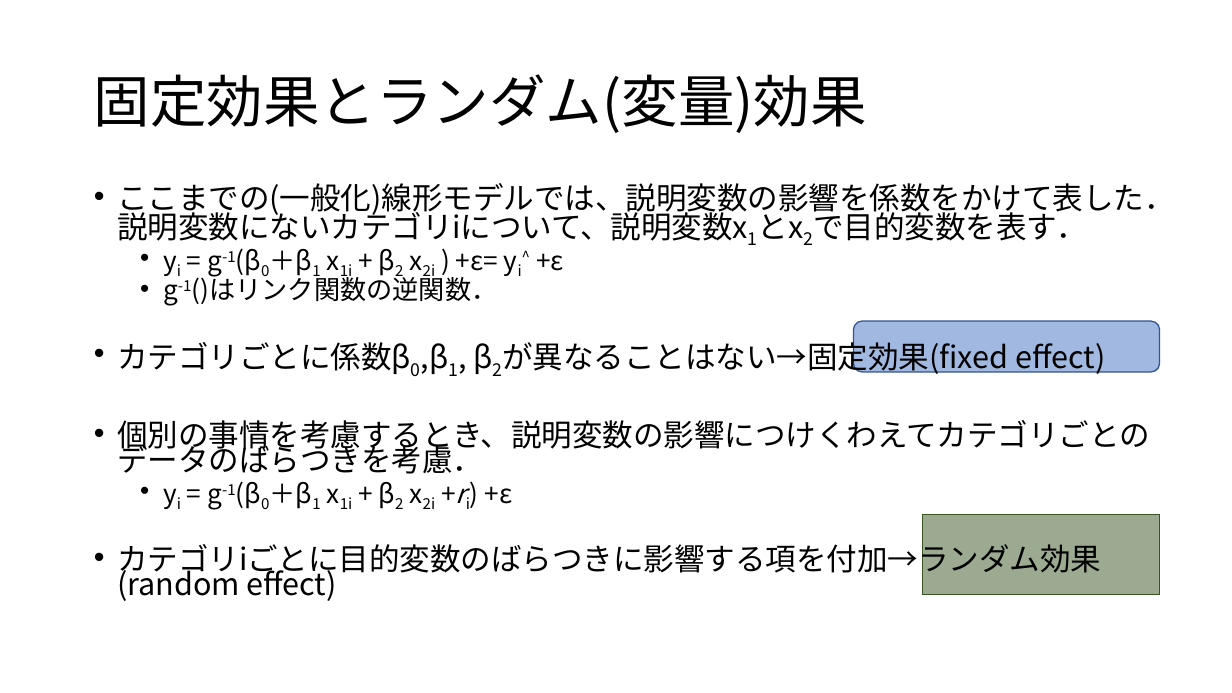
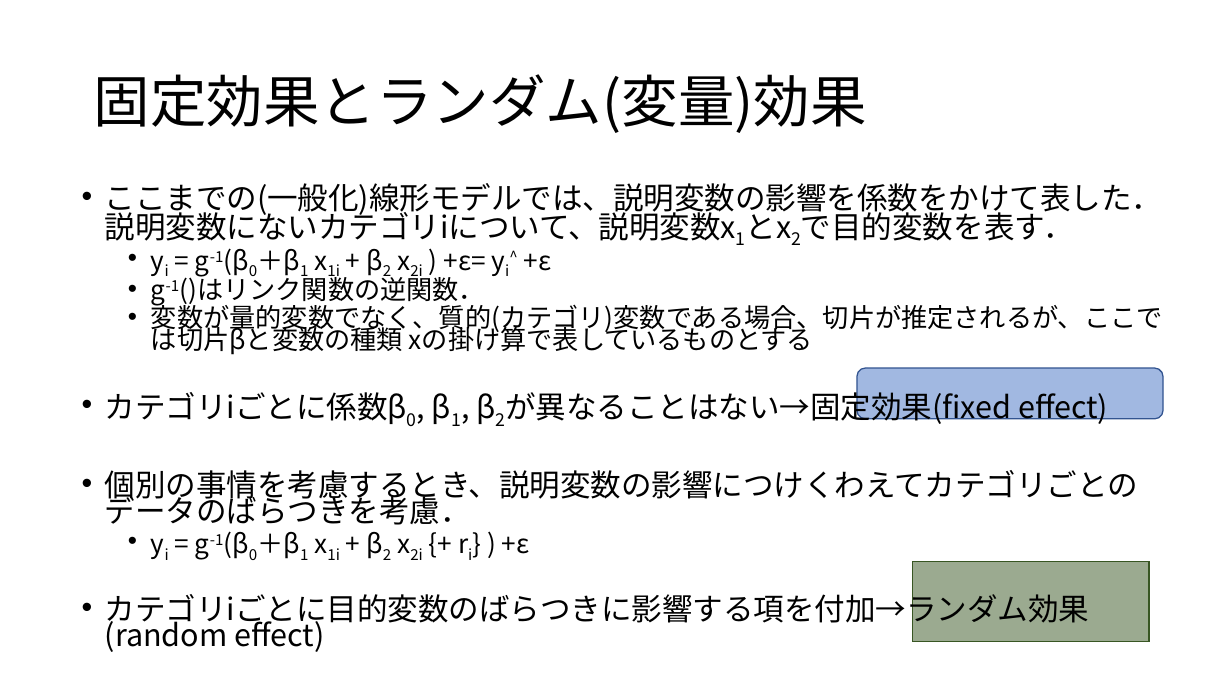
Before and after one commit to KoHMB/Shigen_kensyu_FRA, a slide deck: slide 2 of R/スライド/第29回.pptx. Drawn at 1232x693 pixels with LibreOffice and Linux fonts; fonts in the diff are those of the drawing. Boxes give left, top, right and bottom in pixels: in the first picture for what was removed or moved away, otherwise in the second. Text is boxed around its words. In the diff, an @@ line names an element or a change of style, - is before the commit and + after.

```diff
--- a/R/スライド/第29回.pptx
+++ b/R/スライド/第29回.pptx
@@ text "ここまでの(一般化)線形モデルでは、説明変数の影響を係数をかけて表した．説明変数にないカテゴリiについて、説明変数x1と ...": place and size @@
-text "ここまでの(一般化)線形モデルでは、説明変数の影響を係数をかけて表した．説明変数にないカテゴリiについて、説明変数x1と ..." at [117, 183, 1175, 601]
+text "ここまでの(一般化)線形モデルでは、説明変数の影響を係数をかけて表した．説明変数にないカテゴリiについて、説明変数x1と ..." at [105, 183, 1163, 652]
@@ text at [105, 300, 1163, 426]: text changed; size 23.8 to 20.4 pt @@
-• カテゴリごとに係数β0,β1, β2が異なることはない→固定効果(fixed effect)
+  • 変数が量的変数でなく、質的(カテゴリ)変数である場合、切片が推定されるが、ここでは切片βと変数の種類 xの掛け算で表しているものとする
+• カテゴリiごとに係数β0, β1, β2が異なることはない→固定効果(fixed effect)
@@ rounded rectangle: place and size @@
-rounded rectangle at [854, 322, 1160, 372]
+rounded rectangle at [857, 368, 1163, 419]
@@ text at [195, 534, 530, 560]: text changed @@
-  • yi = g-1(β0＋β1 x1i + β2 x2i +ri) +ε
+  • yi = g-1(β0＋β1 x1i + β2 x2i {+ ri} ) +ε
@@ rectangle: place and size @@
-rectangle at [923, 515, 1160, 594]
+rectangle at [912, 562, 1149, 641]
```
Also in this commit, not shown: 5 other slides changed, 5 other files.
